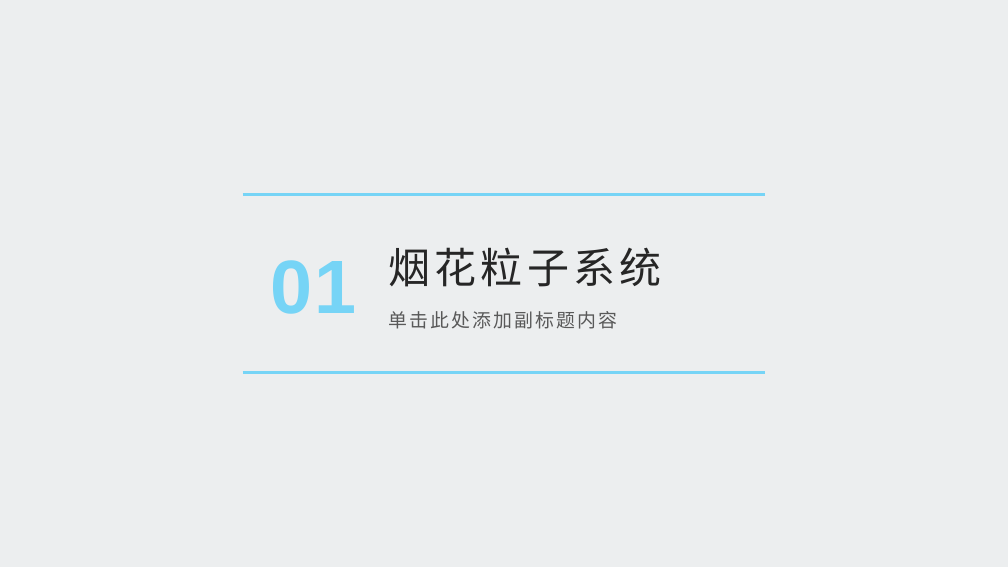
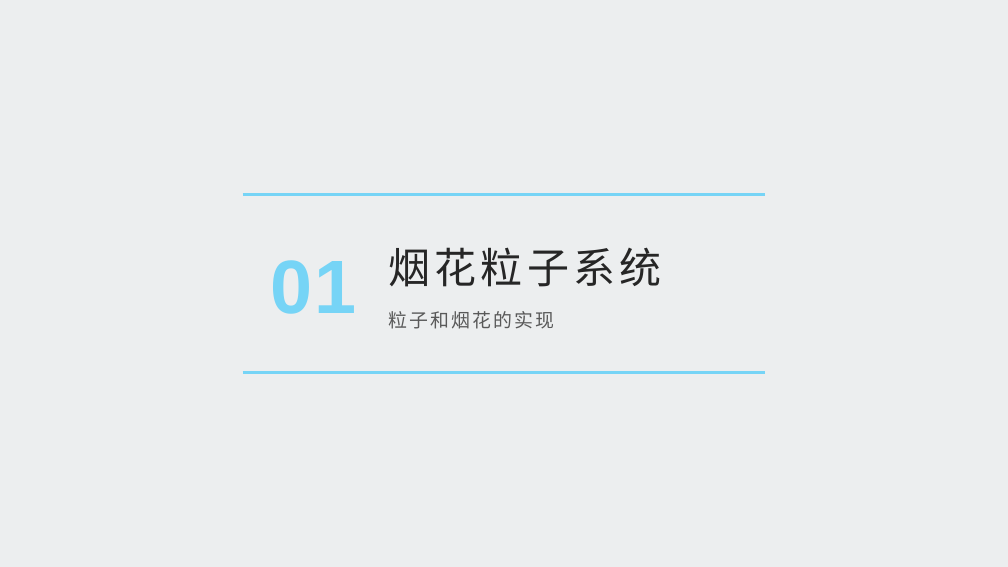
Before and after one commit to Le-Poisson/SYSU-Opengl-School-Badge-Firework, a slide deck: slide 5 of 汇报内容/汇报.pptx. Drawn at 1008x567 pixels with LibreOffice and Linux fonts; fonts in the diff are those of the drawing; background and template pictures are left out. Boxes give left, top, right and bottom in pixels: in the first picture for what was removed or moved away, otherwise in the second. Text is boxed around its words. In the diff, an @@ line names an element or a change of style, - is before the commit and + after.

Commit message:
update ppt

```diff
--- a/汇报内容/汇报.pptx
+++ b/汇报内容/汇报.pptx
@@ subtitle at [389,311,555,329]: text changed @@
-单击此处添加副标题内容
+粒子和烟花的实现
```
Also in this commit, not shown: 2 other slides changed, 12 slides added, 3 slides removed, 2 other files.
